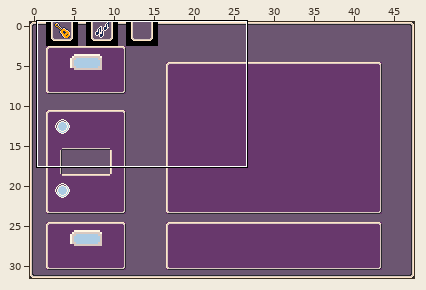
Level history. LDtk project: tiny-cli/src/main/resources/sfx/sfx-editor.ldtk. Above, an overview of the earlier version with the close-up marked.
Close-up. Earlier state:
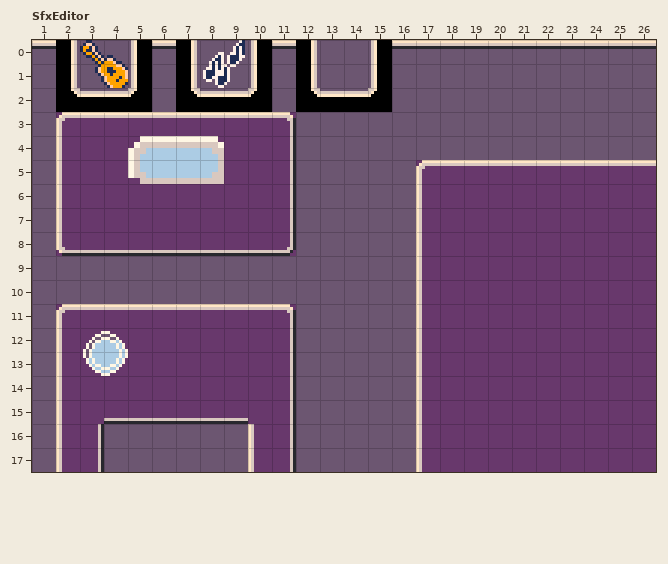
Cells are 8x8 px. Shown: SfxEditor x 1..26, y 0..17. The commit also changed other parts of the map, which this record leaves out.
The same view after the edit:
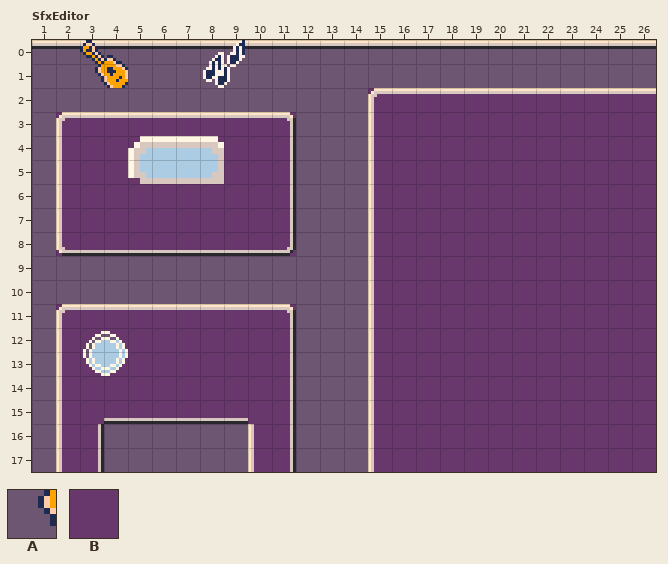
Key: from "Menu": A 1; from "WidgetBorder": B 1.
_ is an empty cell.
The author wrote: Fix display of sfx widget
The exact change:
Layer "WidgetBorder":
Tile B now appears in rows 2 to 4 at x 15 to 26; in rows 5 to 17 at x 15 to 16.
Layer "Menu" (now hidden):
Tile A is removed in row 0 at x 2 to 5, 7 to 10 and 12 to 15; in row 1 at x 2, 5, 7, 10, 12 and 15; in row 2 at x 2 to 5, 7 to 10 and 12 to 15.
